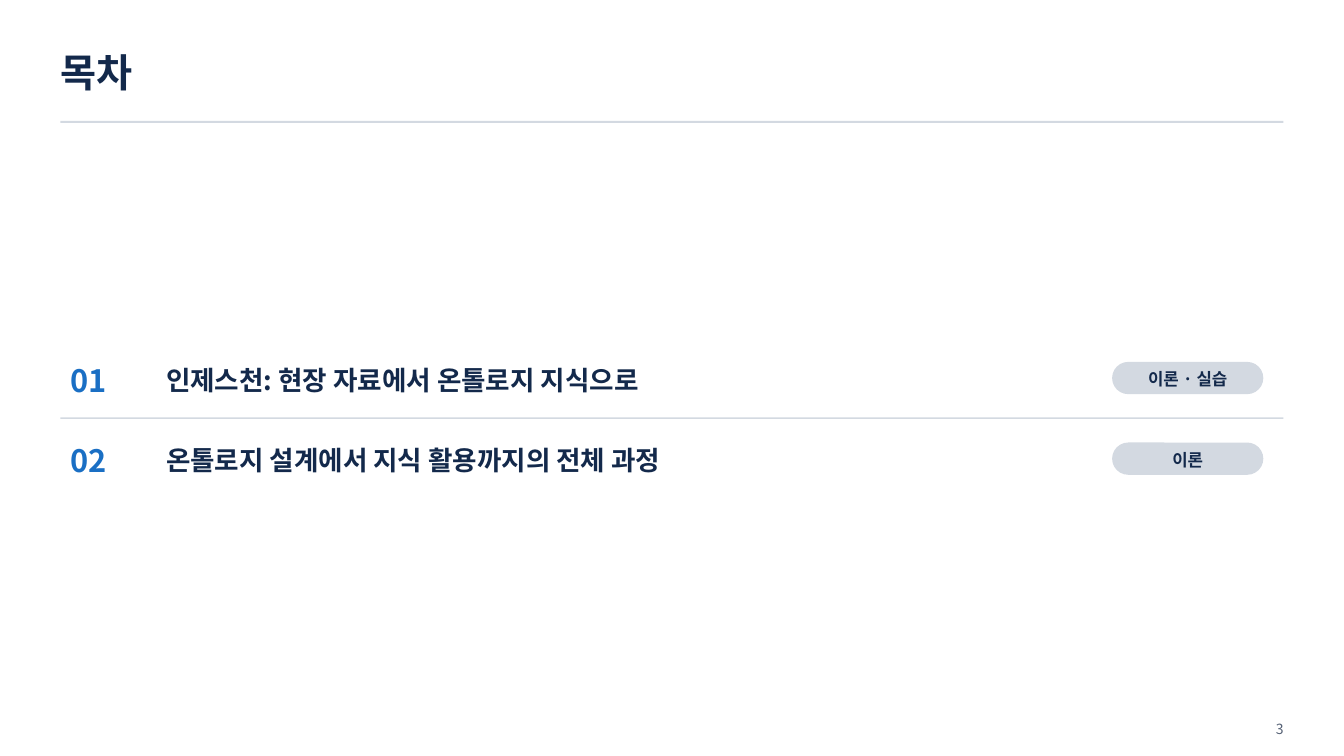
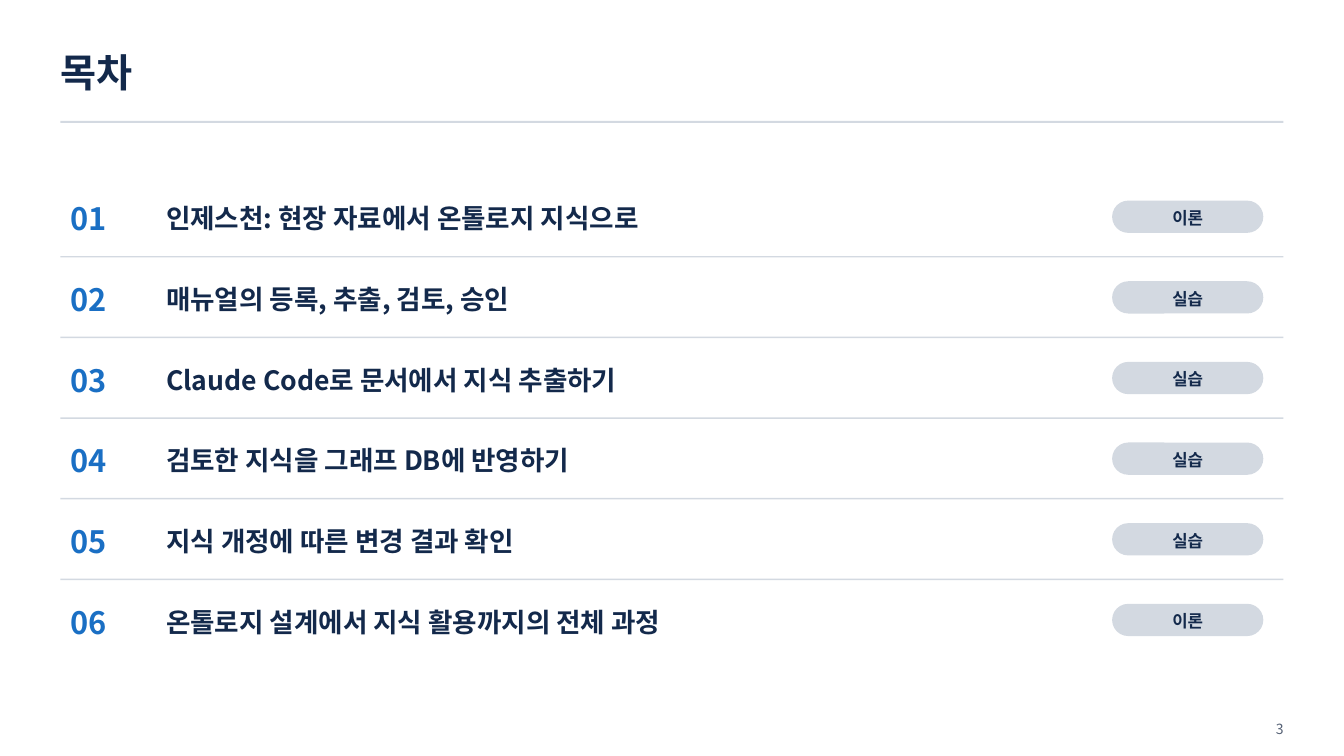
Before and after one commit to uengine-oss/hyd-iot-edu, a slide deck: slide 3 of docs/교재/통합반_오프라인/04회차/통합반_오프라인_04회차.pptx. Drawn at 1344x756 pixels with LibreOffice and Linux fonts; fonts in the diff are those of the drawing. Boxes give left, top, right and bottom in pixels: in the first picture for what was removed or moved away, otherwise in the second. Text is boxed around its words. In the diff, an @@ line names an element or a change of style, - is before the commit and + after.

```diff
--- a/docs/교재/통합반_오프라인/04회차/통합반_오프라인_04회차.pptx
+++ b/docs/교재/통합반_오프라인/04회차/통합반_오프라인_04회차.pptx
@@ rounded rectangle added at bbox=[1112, 201, 1263, 233], fill #D3D9E1 @@
@@ text added at bbox=[1172, 210, 1203, 226], 12 pt, text #13294B, bold @@
+이론
@@ 3 texts: place and size @@
-3 texts at bbox=[70, 367, 639, 473]
+3 texts at bbox=[70, 205, 639, 312]
@@ rectangle added at bbox=[60, 256, 1284, 257], fill #D3D9E1 @@
@@ text added at bbox=[166, 286, 509, 315], 19 pt, text #13294B, bold @@
+매뉴얼의 등록, 추출, 검토, 승인
@@ rounded rectangle added at bbox=[1112, 281, 1263, 314], fill #D3D9E1 @@
@@ text added at bbox=[1172, 291, 1203, 307], 12 pt, text #13294B, bold @@
+실습
@@ rectangle added at bbox=[60, 337, 1284, 338], fill #D3D9E1 @@
@@ text added at bbox=[70, 368, 106, 393], 22 pt, text #1A6FC4, bold @@
+03
@@ text added at bbox=[166, 367, 617, 393], 19 pt, text #13294B, bold @@
+Claude Code로 문서에서 지식 추출하기
@@ text at bbox=[1172, 371, 1203, 387]: text changed @@
-이론 · 실습
+실습
@@ text added at bbox=[70, 449, 106, 473], 22 pt, text #1A6FC4, bold @@
+04
@@ text added at bbox=[166, 447, 570, 473], 19 pt, text #13294B, bold @@
+검토한 지식을 그래프 DB에 반영하기
@@ text added at bbox=[1172, 452, 1203, 468], 12 pt, text #13294B, bold @@
+실습
@@ rectangle added at bbox=[60, 498, 1284, 499], fill #D3D9E1 @@
@@ text added at bbox=[70, 530, 106, 554], 22 pt, text #1A6FC4, bold @@
+05
@@ text added at bbox=[166, 528, 514, 554], 19 pt, text #13294B, bold @@
+지식 개정에 따른 변경 결과 확인
@@ rounded rectangle added at bbox=[1112, 523, 1263, 556], fill #D3D9E1 @@
@@ text added at bbox=[1172, 533, 1203, 549], 12 pt, text #13294B, bold @@
+실습
@@ rectangle added at bbox=[60, 579, 1284, 580], fill #D3D9E1 @@
@@ text "온톨로지 설계에서 지식 활용까지의 전체 ...": place and size @@
-text "온톨로지 설계에서 지식 활용까지의 전체 ..." at bbox=[166, 447, 660, 473]
+text "온톨로지 설계에서 지식 활용까지의 전체 ..." at bbox=[166, 609, 660, 635]
@@ text added at bbox=[70, 610, 106, 635], 22 pt, text #1A6FC4, bold @@
+06
@@ text "이론": place and size @@
-text "이론" at bbox=[1172, 452, 1203, 468]
+text "이론" at bbox=[1172, 613, 1203, 629]
@@ rounded rectangle added at bbox=[1112, 604, 1263, 636], fill #D3D9E1 @@
```
Also in this commit, not shown: 5 other slides changed, 28 other files.
